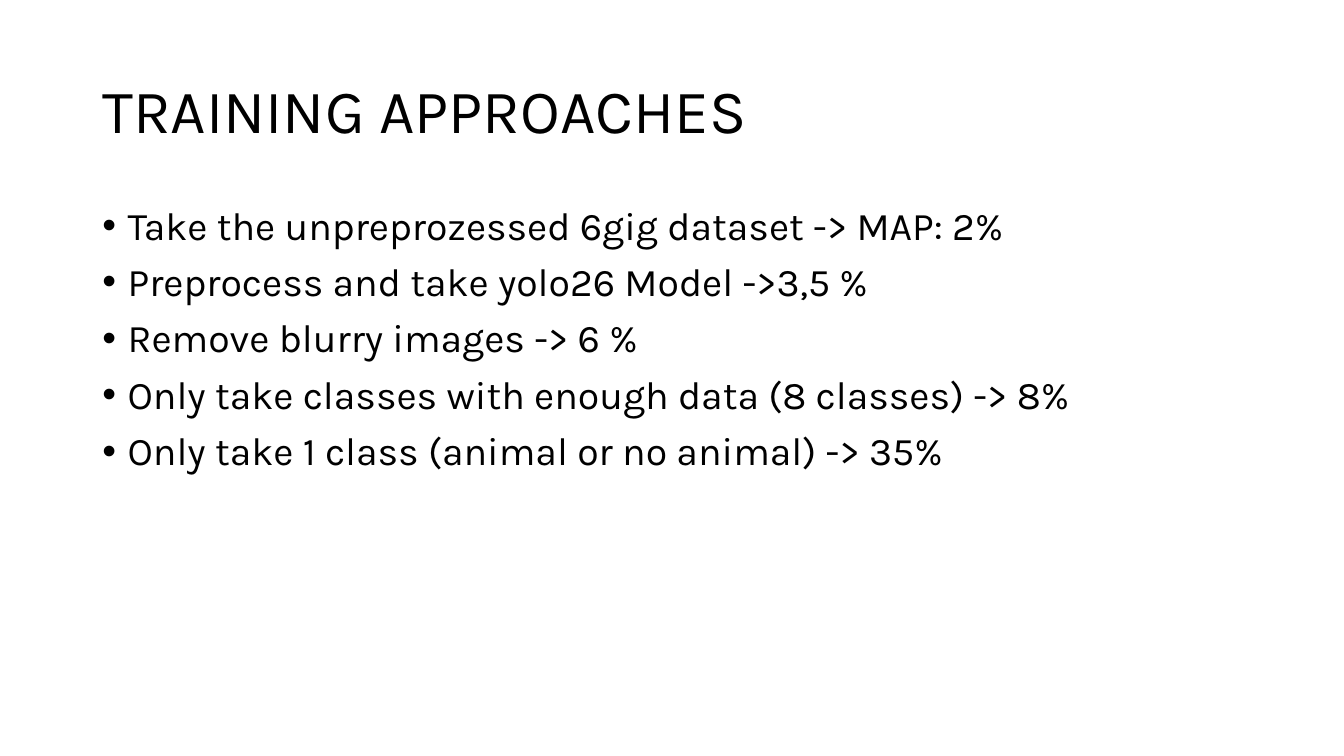
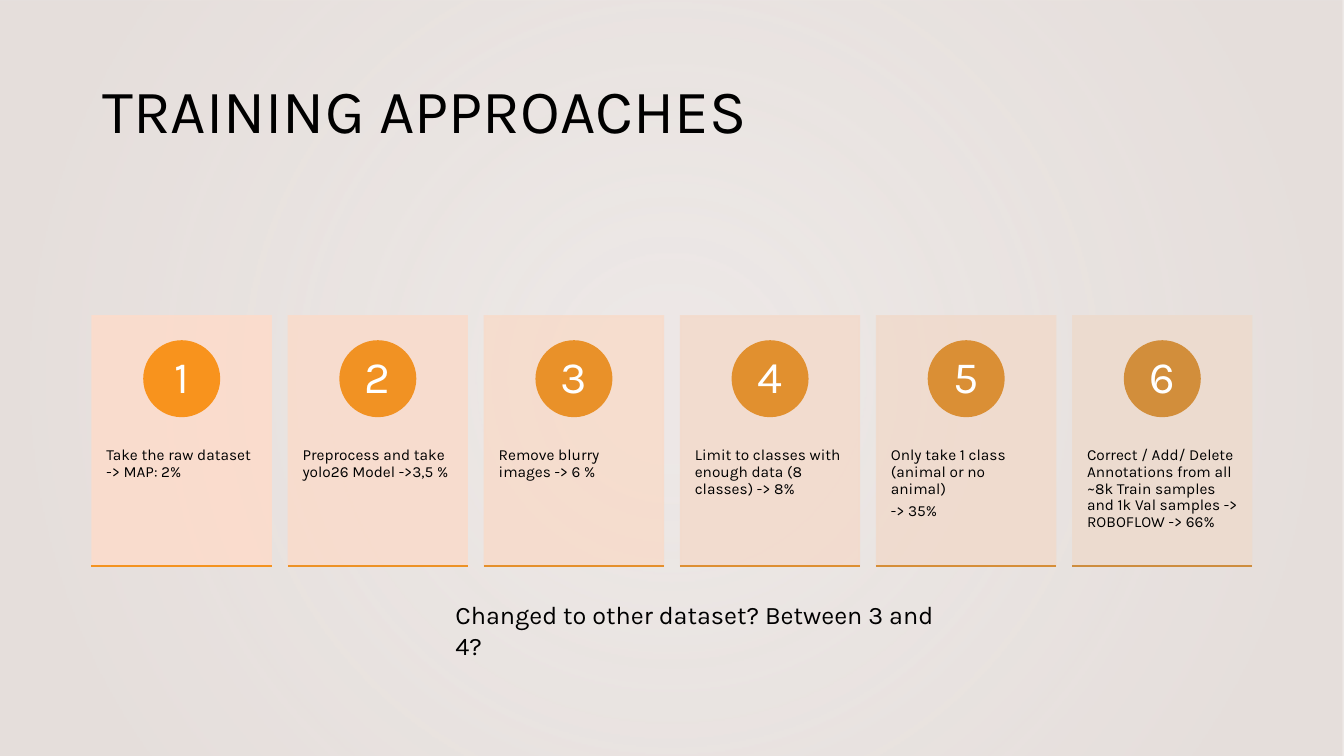
Before and after one commit to L-Schlosser/CVI_FlyingHirsch, a slide deck: slide 14 of documentation/Presentation/FlyingHirsch.pptx (slide 2 before the commit). Drawn at 1344x756 pixels with LibreOffice and Linux fonts; fonts in the diff are those of the drawing; background and template pictures are left out. Boxes give left, top, right and bottom in pixels: in the first picture for what was removed or moved away, otherwise in the second. Text is boxed around its words. In the diff, an @@ line names an element or a change of style, - is before the commit and + after.

```diff
--- a/documentation/Presentation/FlyingHirsch.pptx
+++ b/documentation/Presentation/FlyingHirsch.pptx
@@ rectangle added at (x1=0, y1=0, x2=1344, y2=756), fill gradient #E5DEDB @@
@@ text removed at (x1=128, y1=213, x2=1069, y2=475) @@
-• Take the unpreprozessed 6gig dataset -> MAP: 2%
-• Preprocess and take yolo26 Model ->3,5 %
-• Remove blurry images -> 6 %
-• Only take classes with enough data (8 classes) -> 8%
-• Only take 1 class (animal or no animal) -> 35%
@@ group added at (x1=93, y1=317, x2=1252, y2=567): 12 rectangles, 12 texts, 6 ellipses @@
+Take the raw dataset -> MAP: 2%
+1
+Preprocess and take yolo26 Model ->3,5 %
+2
+Remove blurry images -> 6 %
+3
+Limit to classes with enough data (8 classes) -> 8%
+4
+Only take 1 class (animal or no animal)
+-> 35%
+5
+Correct / Add/ Delete Annotations from all ~8k Train samples and 1k Val samples -> ROBOFLOW -> 66%
+6
@@ text added at (x1=455, y1=606, x2=933, y2=656), 18 pt, text #000000 @@
+Changed to other dataset? Between 3 and 4?
```
Also in this commit, not shown: 22 slides added, 1 slide removed, 12 other files.
